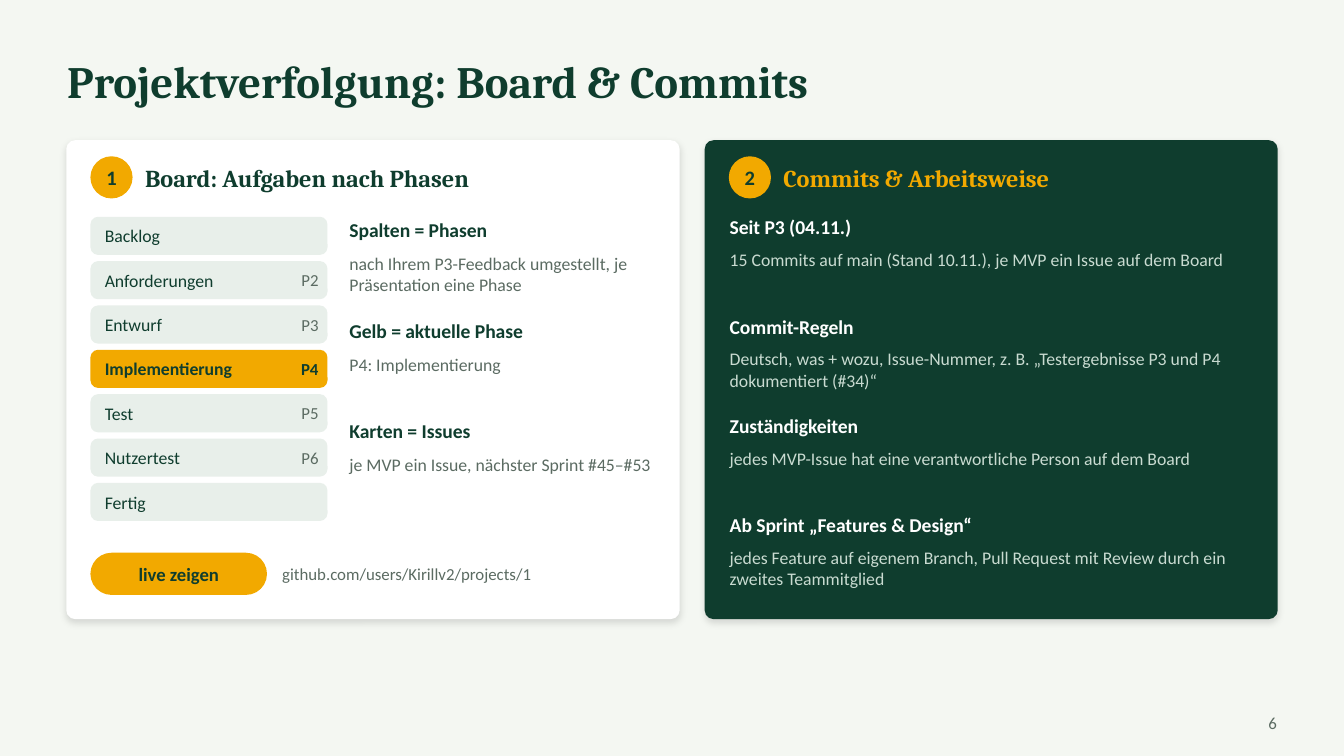
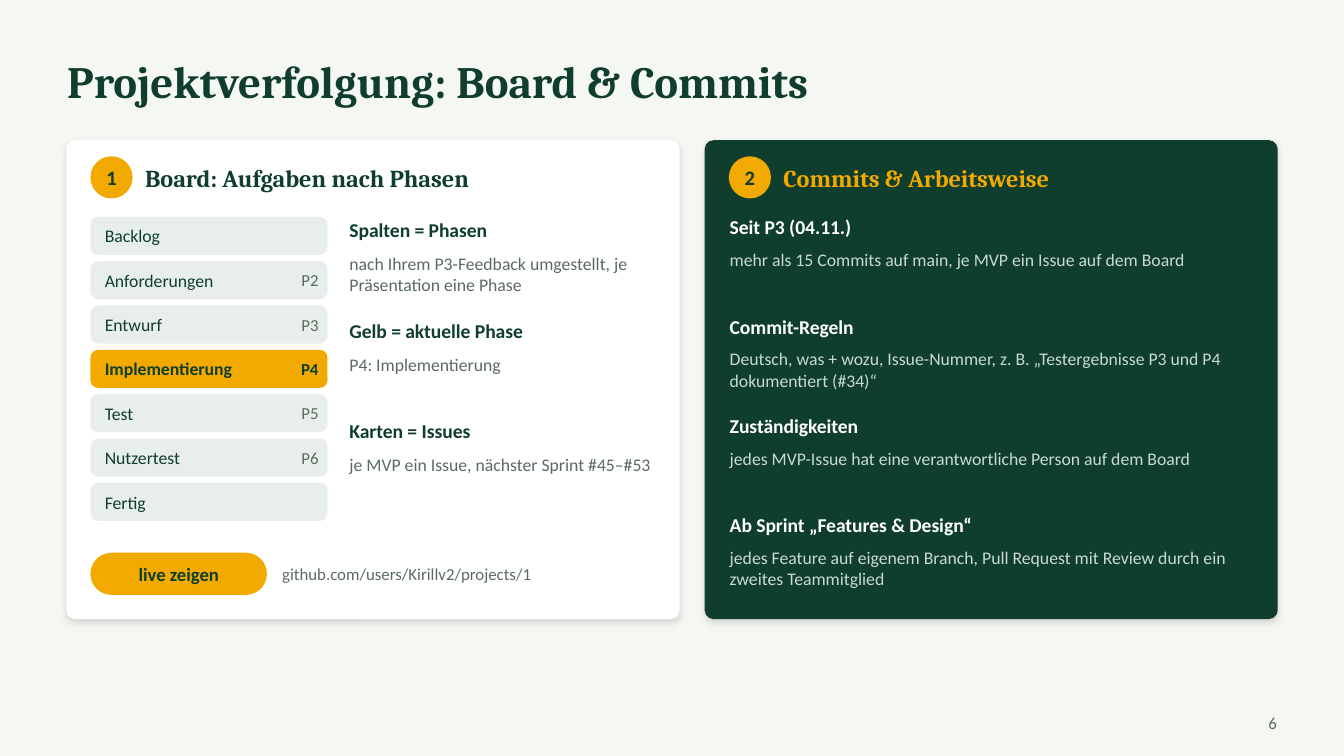
Before and after one commit to squadhq-team/squadhq-team, a slide deck: slide 6 of docs/praesentation/p4/SquadHQ_P4.pptx. Drawn at 1344x756 pixels with LibreOffice and Linux fonts; fonts in the diff are those of the drawing. Boxes give left, top, right and bottom in pixels: in the first picture for what was removed or moved away, otherwise in the second. Text is boxed around its words. In the diff, an @@ line names an element or a change of style, - is before the commit and + after.

```diff
--- a/docs/praesentation/p4/SquadHQ_P4.pptx
+++ b/docs/praesentation/p4/SquadHQ_P4.pptx
@@ text at (730,253,1185,269): text changed @@
-15 Commits auf main (Stand 10.11.), je MVP ein Issue auf dem Board
+mehr als 15 Commits auf main, je MVP ein Issue auf dem Board
```
Also in this commit, not shown: 1 other file.
